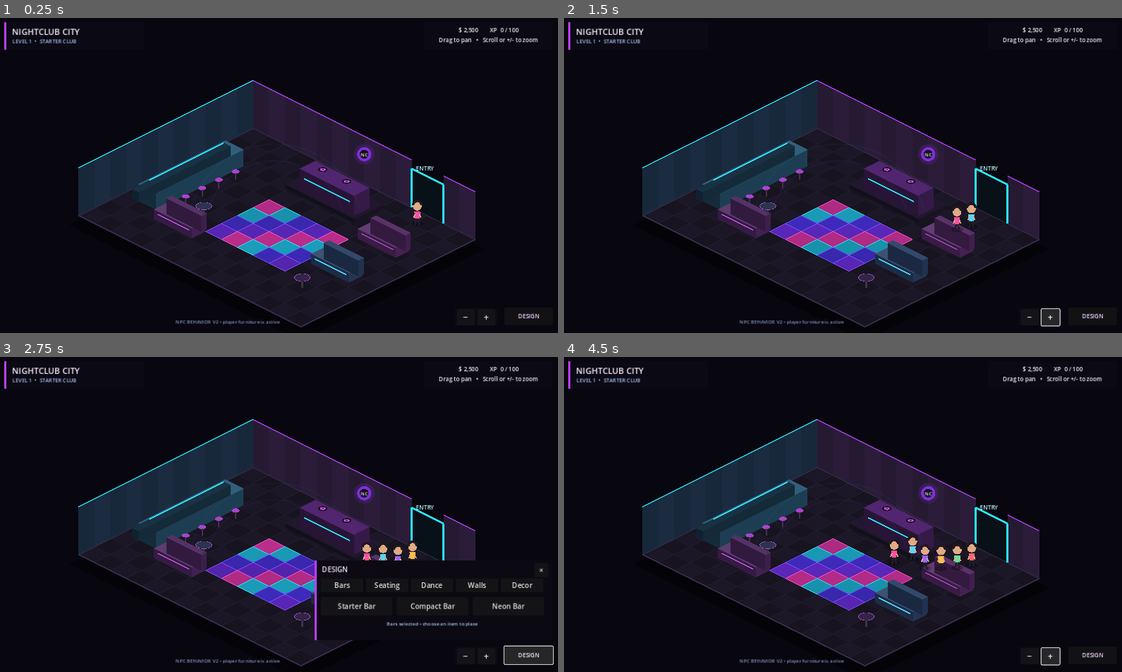
Above: before the commit, frames 1-4 (two rows, left to right).
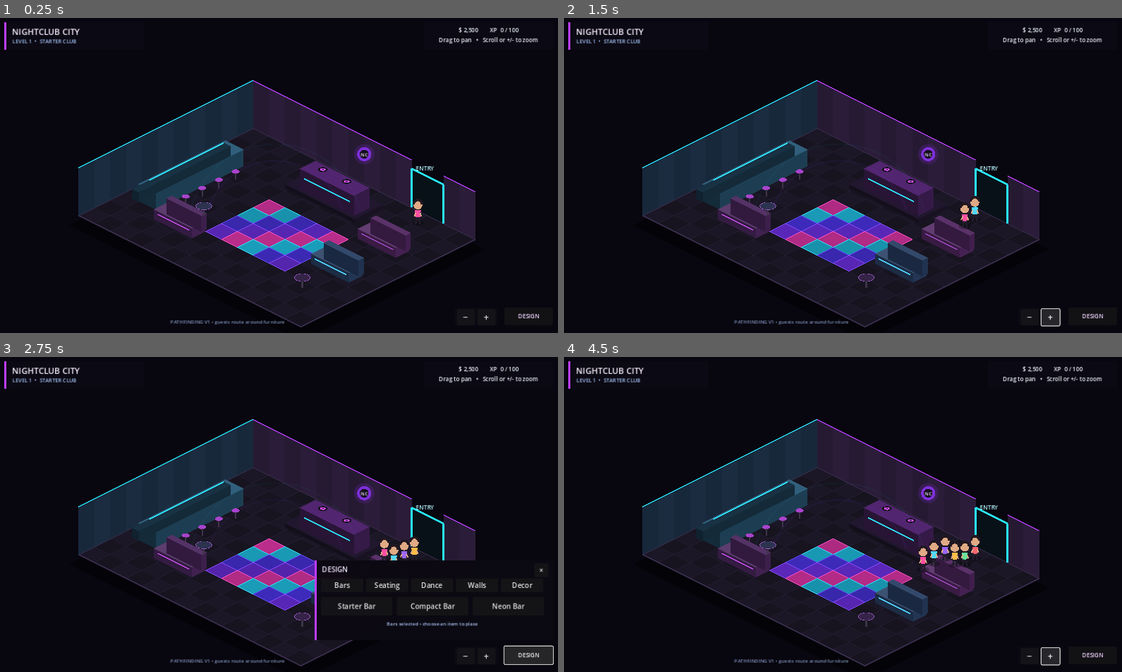
Above: after the commit, the same moments.

Repository: 22crob/Nightclub-City
Game: Godot game, scene res://scenes/main.tscn
Two runs of this game, one before a commit and one after it. Both use one fixed random seed, a clock stepped at 60 frames per second and the inputs below.
Inputs:
- Up to frame 1 (0.25 s): no input
- Up to frame 2 (1.5 s): click "−" at 0.5 s; click "+" at 1.25 s
- Up to frame 3 (2.75 s): click "DESIGN" at 2 s
- Up to frame 4 (4.5 s): click "×" at 2.75 s; click "−" at 3.5 s; click "+" at 4.25 s

The runs differ from the first frame. In frame 1, 0.2% of the frame differs, in the area x 30-76%, y 58-98%; in frame 2, 0.4%; in frame 3, 0.5%; in frame 4, 0.8%, in the area x 30-75%, y 56-98%.

Commit message:
Add guest pathfinding v1
Route guests around blocked club tiles and player furniture with live replanning after layout changes.

Diff:
--- a/godot/scenes/main.tscn
+++ b/godot/scenes/main.tscn
@@ -76,7 +76,7 @@
 grow_vertical = 0
 theme_override_colors/font_color = Color(0.50, 0.58, 0.74, 1)
 theme_override_font_sizes/font_size = 11
-text = "NPC BEHAVIOR V2 • player furniture is active"
+text = "PATHFINDING V1 • guests route around furniture"
 horizontal_alignment = 1
 
 [node name="ZoomControls" type="ColorRect" parent="HUD"]
--- a/godot/scripts/main.gd
+++ b/godot/scripts/main.gd
@@ -83,7 +83,7 @@
 ]
 
 func _ready() -> void:
-	print("Nightclub City NPC Behavior v2 loaded.")
+	print("Nightclub City Pathfinding v1 loaded.")
 	zoom_out_button.pressed.connect(_zoom_out)
 	zoom_in_button.pressed.connect(_zoom_in)
 	design_button.pressed.connect(_toggle_design_drawer)
@@ -769,6 +769,8 @@
 			"activity_target": _activity_target(activity, i),
 			"timer": 0.0,
 			"spawn_delay": 0.15 + float(i) * 0.75,
+			"path": [],
+			"path_index": 0,
 			"color": npc_colors[i]
 		}
 		npc_agents.append(agent)
@@ -802,9 +804,9 @@
 		targets.append(Vector2(2.55, 6.0))
 		targets.append(Vector2(2.55, 7.0))
 	else:
-		targets.append(Vector2(9.7, 3.9))
-		targets.append(Vector2(9.8, 6.7))
-		targets.append(Vector2(4.0, 8.1))
+		targets.append(Vector2(9.6, 4.15))
+		targets.append(Vector2(9.7, 7.1))
+		targets.append(Vector2(4.0, 7.45))
 
 	for obj in placed_objects:
 		var kind: String = str(obj["kind"])
@@ -813,7 +815,7 @@
 		elif activity == "bar" and kind == "bar":
 			targets.append(_bar_interaction_point(obj))
 		elif activity == "lounge" and kind == "seat":
-			targets.append(_object_center(obj))
+			targets.append(_seat_interaction_point(obj))
 
 	return targets
 
@@ -837,6 +839,20 @@
 	point.y = clamp(point.y, 0.35, float(CLUB_H) - 0.35)
 	return point
 
+func _seat_interaction_point(obj: Dictionary) -> Vector2:
+	var x: float = float(obj["x"])
+	var y: float = float(obj["y"])
+	var width: float = float(obj["w"])
+	var depth: float = float(obj["d"])
+	var point: Vector2 = Vector2(x + width * 0.5, y + depth + 0.45)
+
+	if point.y >= float(CLUB_H) - 0.15:
+		point.y = y - 0.45
+
+	point.x = clamp(point.x, 0.35, float(CLUB_W) - 0.35)
+	point.y = clamp(point.y, 0.35, float(CLUB_H) - 0.35)
+	return point
+
 func _refresh_npc_targets_after_layout_change() -> void:
 	for i in range(npc_agents.size()):
 		var npc: Dictionary = npc_agents[i]
@@ -846,7 +862,9 @@
 
 		var state: String = str(npc["state"])
 		if state == "walking":
-			npc["target"] = refreshed_target
+			_set_npc_destination(npc, refreshed_target)
+		elif state == "entering" or state == "leaving":
+			_set_npc_destination(npc, npc["target"])
 
 		npc_agents[i] = npc
 
@@ -861,19 +879,19 @@
 			if spawn_delay <= 0.0:
 				npc["state"] = "entering"
 				npc["pos"] = Vector2(11.0, 0.55)
-				npc["target"] = Vector2(10.6, 1.65)
+				_set_npc_destination(npc, Vector2(10.6, 1.65))
 			npc_agents[i] = npc
 			continue
 
 		var state: String = str(npc["state"])
 
 		if state == "entering":
-			if _move_agent_toward(npc, delta):
+			if _move_agent_along_path(npc, delta):
 				npc["state"] = "walking"
-				npc["target"] = npc["activity_target"]
+				_set_npc_destination(npc, npc["activity_target"])
 
 		elif state == "walking":
-			if _move_agent_toward(npc, delta):
+			if _move_agent_along_path(npc, delta):
 				npc["state"] = "activity"
 				npc["timer"] = 4.5 + float(i % 4) * 1.1
 
@@ -881,10 +899,10 @@
 			npc["timer"] = float(npc["timer"]) - delta
 			if float(npc["timer"]) <= 0.0:
 				npc["state"] = "leaving"
-				npc["target"] = Vector2(10.6, 1.65)
+				_set_npc_destination(npc, Vector2(10.6, 1.65))
 
 		elif state == "leaving":
-			if _move_agent_toward(npc, delta):
+			if _move_agent_along_path(npc, delta):
 				npc_cycle_count += 1
 				var next_activity: String = _activity_for_index(i + npc_cycle_count)
 				npc["activity"] = next_activity
@@ -892,18 +910,179 @@
 				npc["state"] = "waiting"
 				npc["pos"] = Vector2(11.0, 0.55)
 				npc["target"] = Vector2(10.6, 1.65)
+				npc["path"] = []
+				npc["path_index"] = 0
 				npc["spawn_delay"] = 2.0 + float(i % 3) * 0.65
 
 		npc_agents[i] = npc
 
-func _move_agent_toward(npc: Dictionary, delta: float) -> bool:
+func _set_npc_destination(npc: Dictionary, target: Vector2) -> void:
+	var requested_tile: Vector2i = _nav_tile_from_position(target)
+	var safe_tile: Vector2i = _nearest_open_nav_tile(requested_tile)
+	var safe_target: Vector2 = target
+
+	if safe_tile != requested_tile:
+		safe_target = Vector2(float(safe_tile.x) + 0.5, float(safe_tile.y) + 0.5)
+
+	npc["target"] = safe_target
+	npc["path"] = _find_nav_path(npc["pos"], safe_target)
+	npc["path_index"] = 0
+
+func _move_agent_along_path(npc: Dictionary, delta: float) -> bool:
+	var path: Array = npc["path"]
+	var path_index: int = int(npc["path_index"])
+
+	if path.is_empty():
+		var current_pos: Vector2 = npc["pos"]
+		var direct_target: Vector2 = npc["target"]
+		if current_pos.distance_to(direct_target) <= 0.08:
+			npc["pos"] = direct_target
+			return true
+		return false
+
+	if path_index >= path.size():
+		npc["pos"] = npc["target"]
+		return true
+
 	var pos: Vector2 = npc["pos"]
-	var target: Vector2 = npc["target"]
+	var next_point: Vector2 = path[path_index]
 	var step: float = NPC_SPEED * delta
 
-	if pos.distance_to(target) <= step:
-		npc["pos"] = target
+	if pos.distance_to(next_point) <= step:
+		npc["pos"] = next_point
+		path_index += 1
+		npc["path_index"] = path_index
+
+		if path_index >= path.size():
+			npc["pos"] = npc["target"]
+			return true
+		return false
+
+	npc["pos"] = pos.move_toward(next_point, step)
+	return false
+
+func _find_nav_path(start_pos: Vector2, target_pos: Vector2) -> Array:
+	var start: Vector2i = _nav_tile_from_position(start_pos)
+	var goal: Vector2i = _nearest_open_nav_tile(_nav_tile_from_position(target_pos))
+
+	if start == goal:
+		return [target_pos]
+
+	var frontier: Array = [start]
+	var frontier_index: int = 0
+	var came_from: Dictionary = {}
+	came_from[start] = start
+	var directions: Array[Vector2i] = [
+		Vector2i(1, 0),
+		Vector2i(-1, 0),
+		Vector2i(0, 1),
+		Vector2i(0, -1)
+	]
+
+	while frontier_index < frontier.size():
+		var current: Vector2i = frontier[frontier_index]
+		frontier_index += 1
+
+		if current == goal:
+			break
+
+		for direction in directions:
+			var next_tile: Vector2i = current + direction
+			if not _is_nav_tile_valid(next_tile):
+				continue
+			if next_tile != goal and _is_nav_tile_blocked(next_tile):
+				continue
+			if came_from.has(next_tile):
+				continue
+
+			came_from[next_tile] = current
+			frontier.append(next_tile)
+
+	if not came_from.has(goal):
+		return []
+
+	var reverse_cells: Array = []
+	var cursor: Vector2i = goal
+
+	while cursor != start:
+		reverse_cells.append(cursor)
+		cursor = came_from[cursor]
+
+	reverse_cells.reverse()
+
+	var path: Array = []
+	for cell in reverse_cells:
+		path.append(Vector2(float(cell.x) + 0.5, float(cell.y) + 0.5))
+
+	if path.is_empty():
+		path.append(target_pos)
+	else:
+		path[path.size() - 1] = target_pos
+
+	return path
+
+func _nav_tile_from_position(pos: Vector2) -> Vector2i:
+	return Vector2i(
+		int(clamp(floor(pos.x), 0.0, float(CLUB_W - 1))),
+		int(clamp(floor(pos.y), 0.0, float(CLUB_H - 1)))
+	)
+
+func _nearest_open_nav_tile(origin: Vector2i) -> Vector2i:
+	if _is_nav_tile_valid(origin) and not _is_nav_tile_blocked(origin):
+		return origin
+
+	for radius in range(1, 5):
+		for y_offset in range(-radius, radius + 1):
+			for x_offset in range(-radius, radius + 1):
+				if abs(x_offset) != radius and abs(y_offset) != radius:
+					continue
+				var candidate: Vector2i = origin + Vector2i(x_offset, y_offset)
+				if _is_nav_tile_valid(candidate) and not _is_nav_tile_blocked(candidate):
+					return candidate
+
+	return origin
+
+func _is_nav_tile_valid(tile: Vector2i) -> bool:
+	return tile.x >= 0 and tile.y >= 0 and tile.x < CLUB_W and tile.y < CLUB_H
+
+func _is_nav_tile_blocked(tile: Vector2i) -> bool:
+	if _is_static_nav_blocked(tile):
 		return true
 
-	npc["pos"] = pos.move_toward(target, step)
+	for obj in placed_objects:
+		var kind: String = str(obj["kind"])
+		if kind == "dance":
+			continue
+
+		var ox: int = int(obj["x"])
+		var oy: int = int(obj["y"])
+		var ow: int = int(obj["w"])
+		var od: int = int(obj["d"])
+
+		if tile.x >= ox and tile.x < ox + ow and tile.y >= oy and tile.y < oy + od:
+			return true
+
 	return false
+
+func _is_static_nav_blocked(tile: Vector2i) -> bool:
+	# Starter bar.
+	if tile.x >= 0 and tile.x <= 1 and tile.y >= 2 and tile.y <= 7:
+		return true
+
+	# Starter DJ booth.
+	if tile.x >= 5 and tile.x <= 8 and tile.y >= 1 and tile.y <= 2:
+		return true
+
+	# Starter lounge booths.
+	if tile.x >= 10 and tile.x <= 12 and tile.y >= 2 and tile.y <= 3:
+		return true
+	if tile.x >= 10 and tile.x <= 12 and tile.y >= 5 and tile.y <= 6:
+		return true
+	if tile.x >= 2 and tile.x <= 4 and tile.y == 8:
+		return true
+
+	# Starter cocktail tables.
+	if tile == Vector2i(11, 8) or tile == Vector2i(3, 6):
+		return true
+
+	return false
